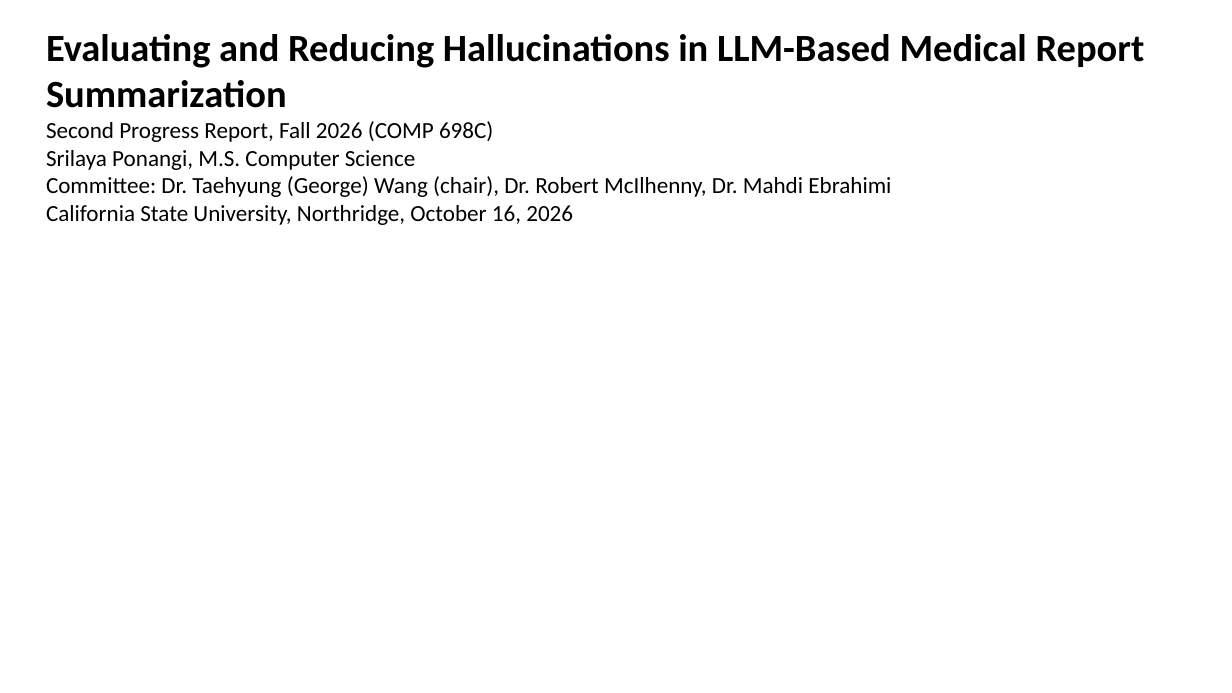
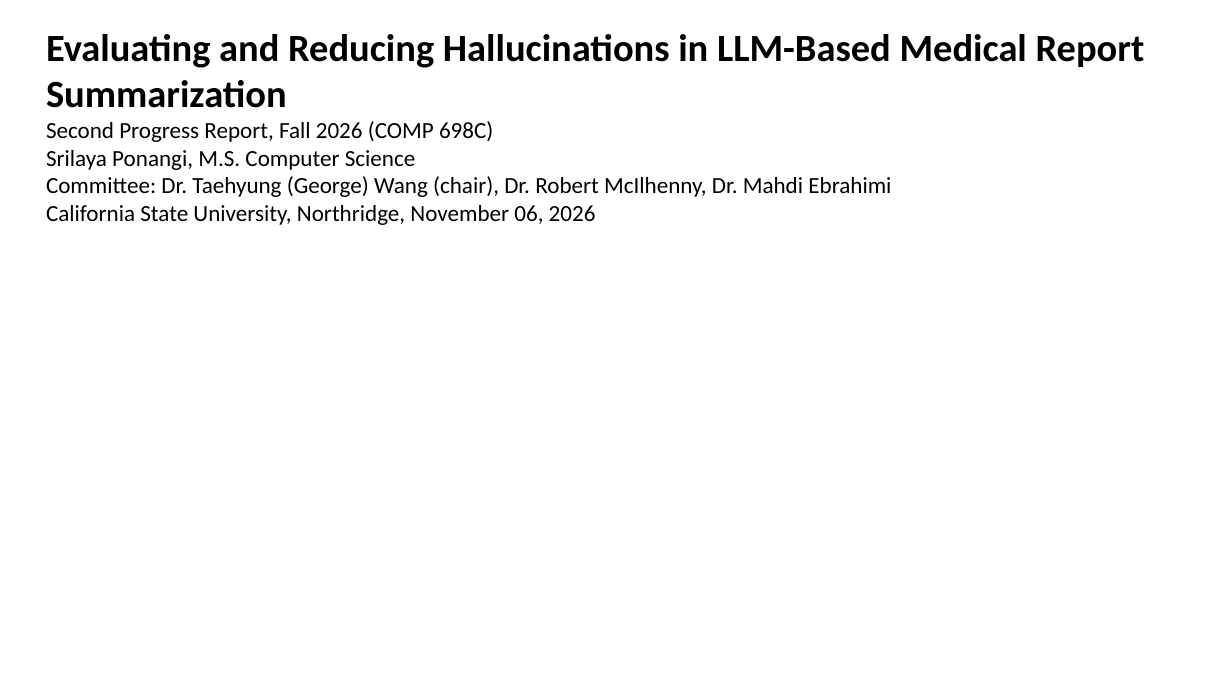
Before and after one commit to slay-a/medical-hallucination-eval, a slide deck: slide 1 of deliverables/Progress_Slides_Fall2026.pptx. Drawn at 1232x693 pixels with LibreOffice and Linux fonts; fonts in the diff are those of the drawing. Boxes give left, top, right and bottom in pixels: in the first picture for what was removed or moved away, otherwise in the second. Text is boxed around its words. In the diff, an @@ line names an element or a change of style, - is before the commit and + after.

```diff
--- a/deliverables/Progress_Slides_Fall2026.pptx
+++ b/deliverables/Progress_Slides_Fall2026.pptx
@@ text at (x1=46, y1=205, x2=596, y2=225): text changed @@
-California State University, Northridge, October 16, 2026
+California State University, Northridge, November 06, 2026
```
Also in this commit, not shown: 3 other slides changed, 2 other files.
